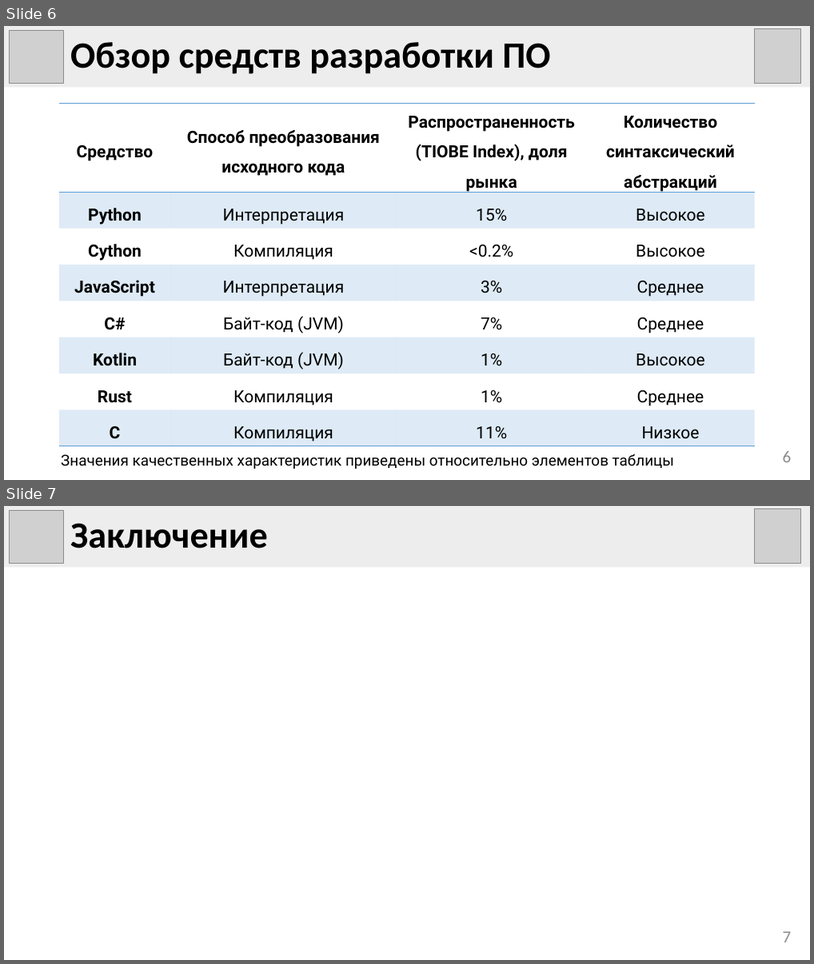
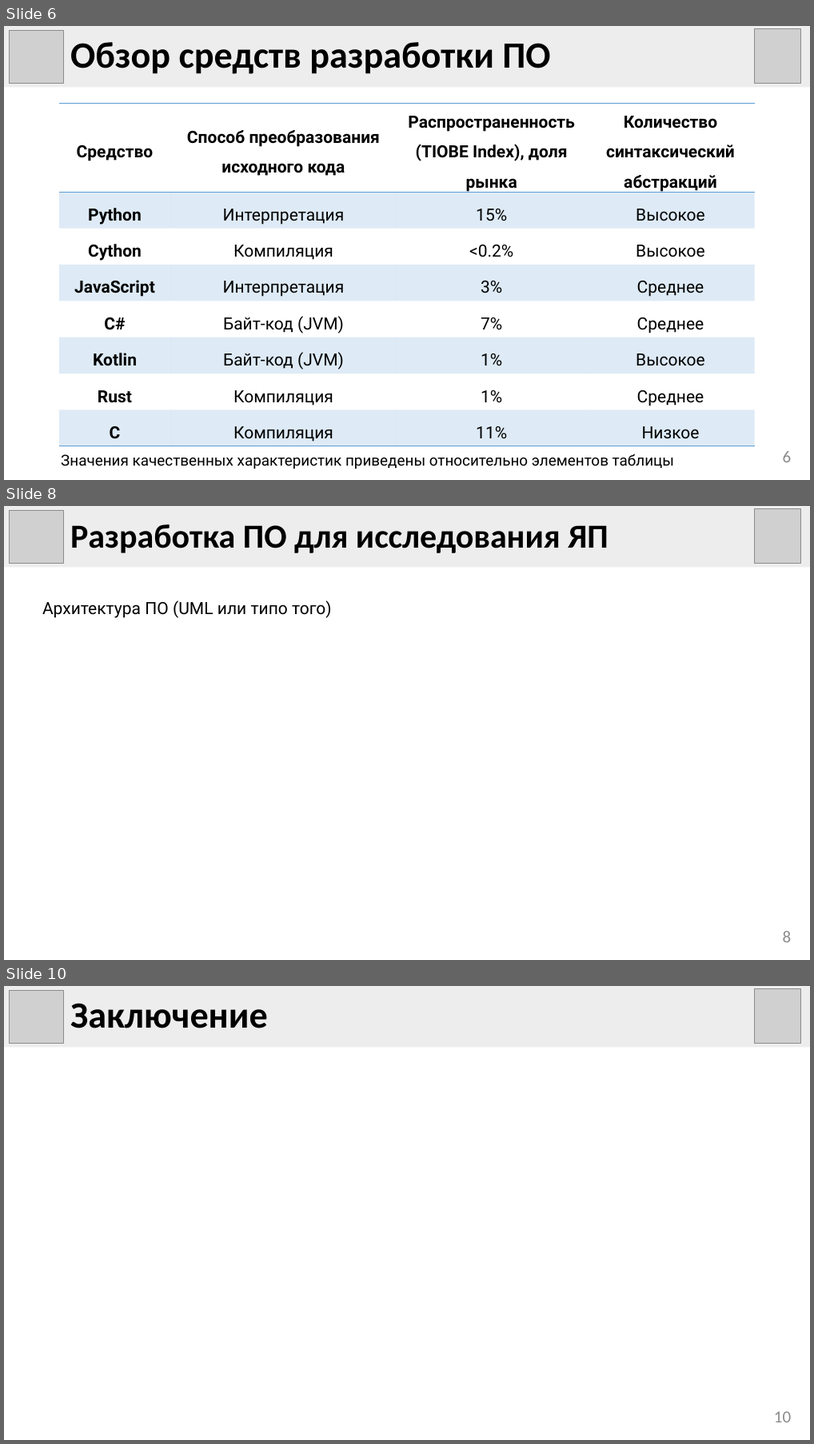
Before and after one commit to eleven5150/mips-emulation, a slide deck: docs/presentation/presentation.pptx. Shown one above the other, each under a label of ours: slides 6 and 7 before the commit, slides 6, 8 and 10 after it; the slides between them are not shown. The pictures are 814x964 and 814x1444 pixels, drawn with LibreOffice and Linux fonts; fonts in the diff are those of the drawing; grey boxes stand for pictures. Boxes give left, top, right and bottom in pixels: in the first picture for what was removed or moved away, otherwise in the second. Text is boxed around its words. In the diff, an @@ line names an element or a change of style, - is before the commit and + after.

```diff
--- a/docs/presentation/presentation.pptx
+++ b/docs/presentation/presentation.pptx
@@ slide 8 added at <box>4,506,810,960</box>, background #FFFFFF @@
@@ rectangle added at <box>4,506,810,567</box>, fill #EDEDED, 40 pt, text #000000, bold @@
+Разработка ПО для исследования ЯП
@@ picture added at <box>10,511,63,564</box> @@
@@ picture added at <box>755,508,802,563</box> @@
@@ text added at <box>42,600,332,618</box>, 20 pt, text #000000 @@
+Архитектура ПО (UML или типо того)
@@ page number added at <box>783,931,792,942</box>, 20 pt, text #8C8C8C @@
+8
@@ what was slide 7 is now slide 10 @@
@@ page number at <box>774,1411,791,1422</box>: text changed @@
-7
+10
```
Also in this commit, not shown: 1 slide changed, 2 other slides added, 3 other files.
